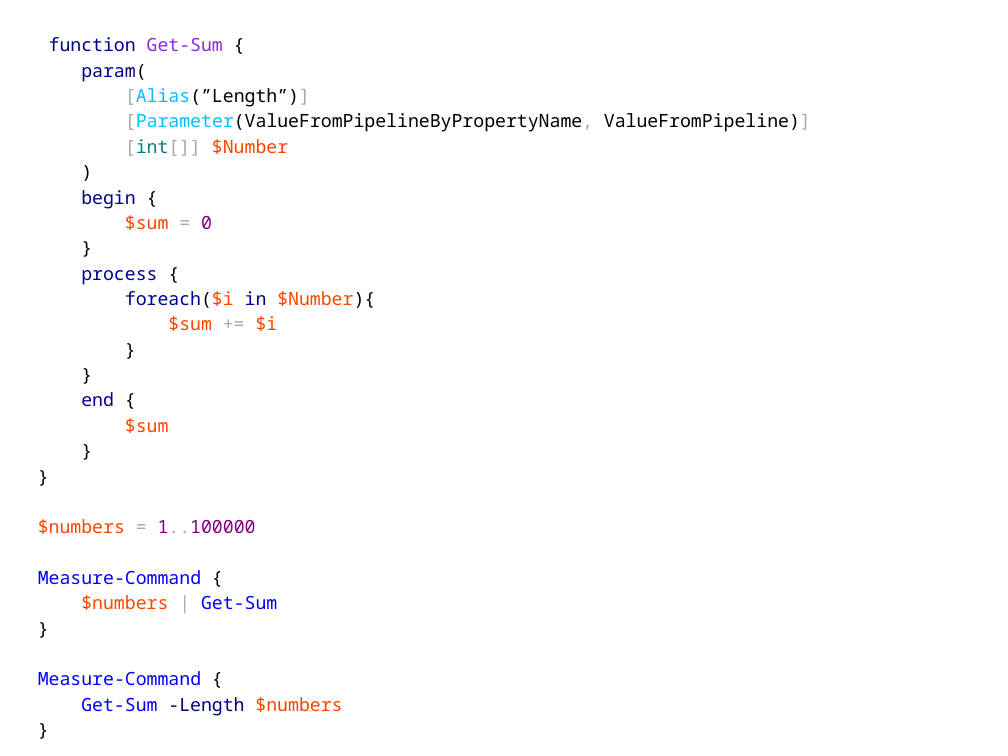
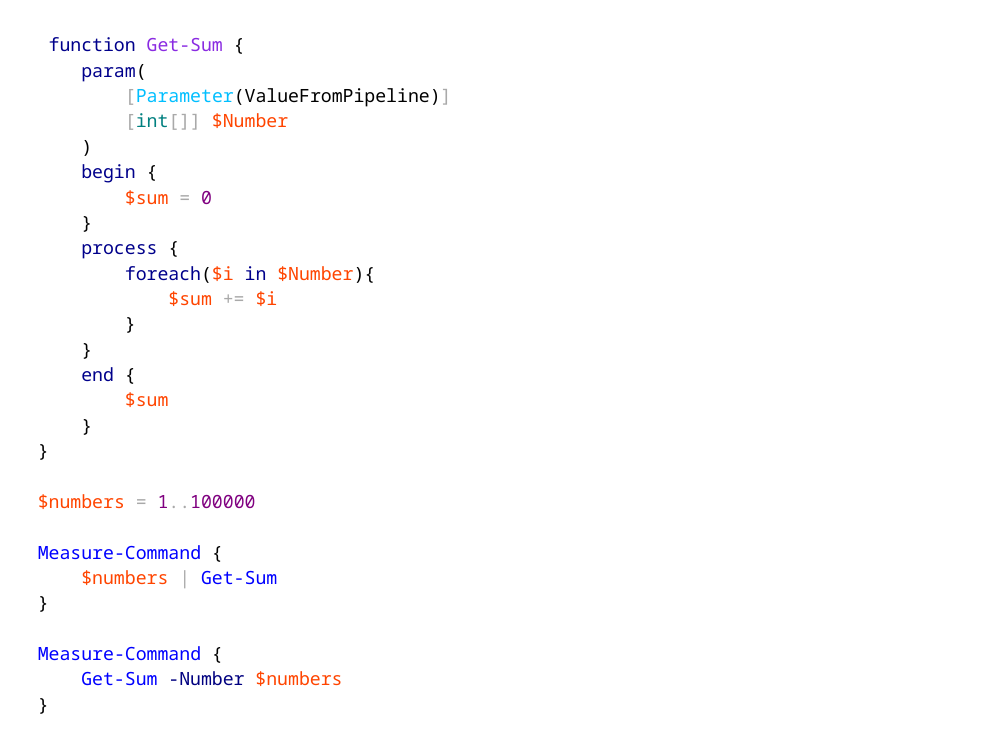
Before and after one commit to powercode/PSConfEU, a slide deck: slide 11 of PSCONFEU_Perf2017.pptx. Drawn at 1008x756 pixels with LibreOffice and Linux fonts; fonts in the diff are those of the drawing; background and template pictures are left out. Boxes give left, top, right and bottom in pixels: in the first picture for what was removed or moved away, otherwise in the second. Text is boxed around its words. In the diff, an @@ line names an element or a change of style, - is before the commit and + after.

```diff
--- a/PSCONFEU_Perf2017.pptx
+++ b/PSCONFEU_Perf2017.pptx
@@ text at (125, 88, 452, 107): text changed @@
-[Alias(”Length”)]
-[Parameter(ValueFromPipelineByPropertyName, ValueFromPipeline)]
+[Parameter(ValueFromPipeline)]
@@ text at (81, 671, 342, 686): text changed @@
-Get-Sum -Length $numbers
+Get-Sum -Number $numbers
```
Also in this commit, not shown: 13 other files.
